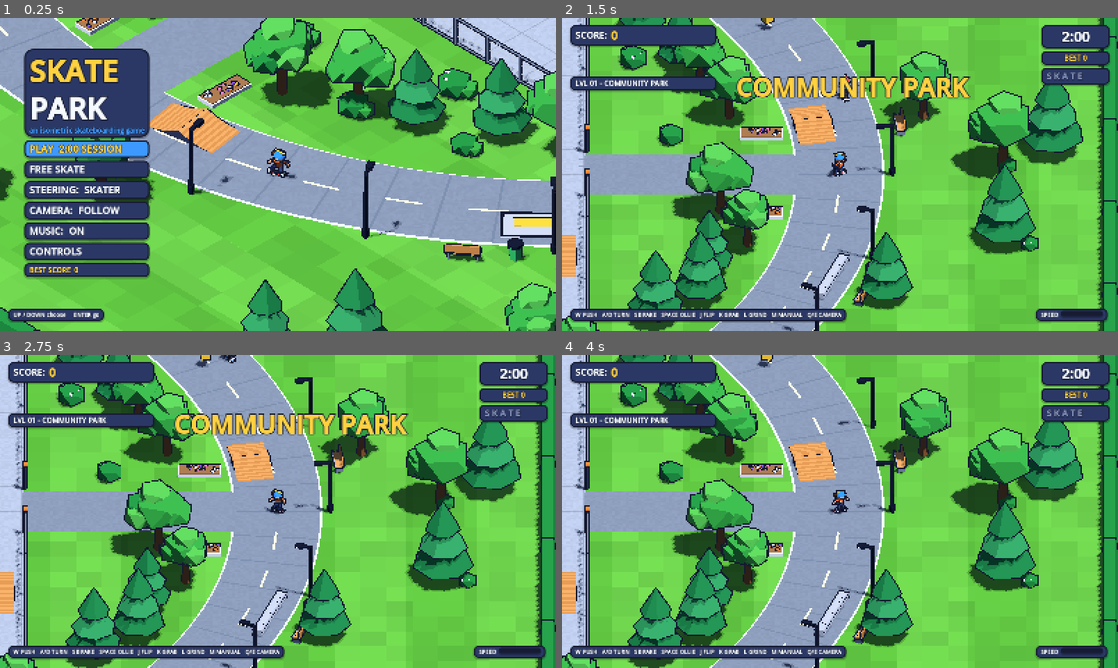
Above: before the commit, frames 1-4 (two rows, left to right).
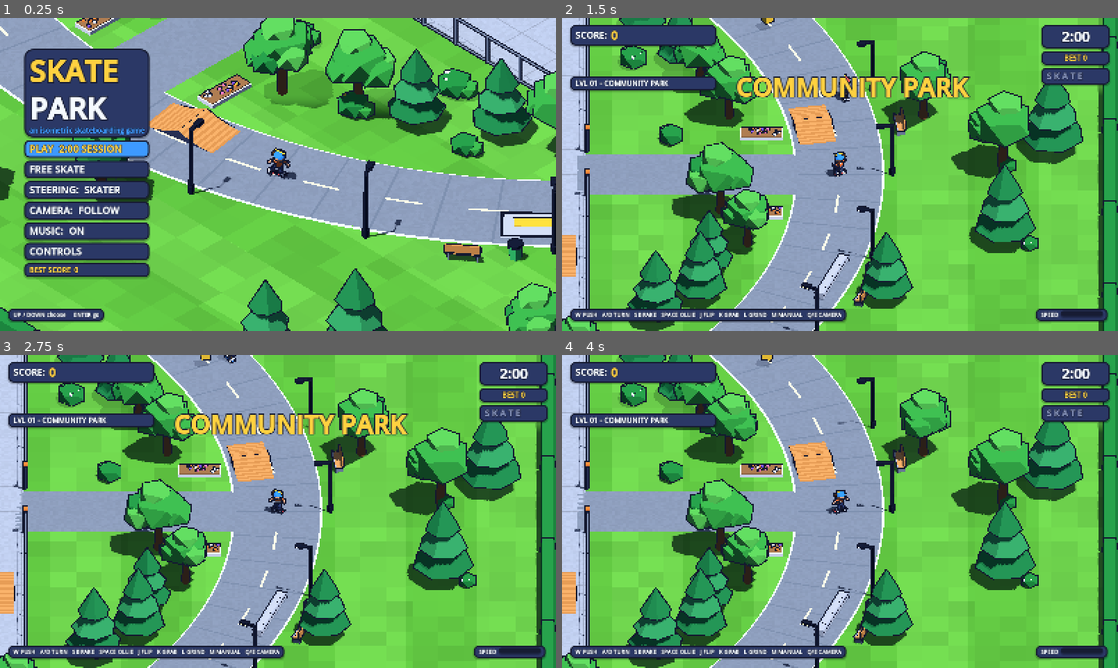
Above: after the commit, the same moments.

Repository: TinyBitAdventures/not-pro-skater
Game: Godot game, scene res://scenes/title.tscn
Same seed, same stepped clock (60 frames per second), same inputs: the game is played once before the commit and once after it.
Inputs (mouse positions are in pixels of both pictures, inside the frame that each line leads up to):
- Up to frame 1 (0.25 s): no input
- Up to frame 2 (1.5 s): tap Enter (ui_accept) at 0.5, 0.77 s; move the mouse to (962, 158) at 0.52 s; hold D (move_right) 0.53-1.25 s; tap Q (cam_left) at 0.6 s; click (962, 158) at 0.67 s; tap A (move_left) at 1.25 s; drag from (728, 190) to (812, 237) at 1.27 s
- Up to frame 3 (2.75 s): tap A (move_left) at 2 s; move the mouse to (333, 442) at 2.02 s; hold D (move_right) from 2.03 s (still down); tap J (flip) at 2.1 s
- Up to frame 4 (4 s): release D (move_right) at 2.75 s; tap A (move_left) at 2.75, 3.5 s; drag from (812, 574) to (673, 464) at 2.77 s; move the mouse to (1006, 558) at 3.52 s; hold A (move_left) from 3.53 s (still down); tap L (grind) at 3.6 s; tap Enter (ui_accept) at 3.77 s

The runs differ from the first frame. In frame 1, 3.2% of the frame differs, in the area x 0-100%, y 0-100%; in frame 2, 3.2%, in the area x 1-98%, y 0-100%; in frame 3, 3.2%; in frame 4, 3.2%.

Commit message:
👌 IMPROVE: Rendering audit fixes (smaller see-through hole, fewer draw calls, shadow range, sign fade, loops)
- See-through hole shrinks to about 1 m so ramp walls stay intact; sign lettering fades with it
- Outline and shadow passes merged per cell (563 to about 310 draw calls); shadow range follows the camera slab
- Fence wires antialiased; smoothstep edges ordered for GLSL
- Loop WAVs import as PCM with a correct loop end; loops and music use stream playback on web

Diff:
--- a/game/scripts/autoload/sound.gd
+++ b/game/scripts/autoload/sound.gd
@@ -31,11 +31,12 @@
 		var s: AudioStreamWAV = load("res://assets/audio/sfx/%s.wav" % n)
 		s.loop_mode = AudioStreamWAV.LOOP_FORWARD
 		s.loop_begin = 0
-		s.loop_end = s.data.size() / 2
+		s.loop_end = int(s.get_length() * s.mix_rate)   # frames; data.size() / 2 is wrong for QOA/ADPCM imports
 		var p: AudioStreamPlayer = AudioStreamPlayer.new()
 		p.stream = s
 		p.bus = "SFX"
 		p.volume_db = -60.0
+		p.playback_type = AudioServer.PLAYBACK_TYPE_STREAM   # web default is Sample, which restarts looping buffers
 		add_child(p)
 		p.play()
 		_loops[n] = p
@@ -44,6 +45,7 @@
 	var m: AudioStreamOggVorbis = load("res://assets/audio/music/park.ogg")
 	m.loop = true
 	_music.stream = m
+	_music.playback_type = AudioServer.PLAYBACK_TYPE_STREAM
 	add_child(_music)
 	apply_settings()
 
--- a/game/scripts/camera/iso_camera.gd
+++ b/game/scripts/camera/iso_camera.gd
@@ -21,12 +21,13 @@
 const FOLLOW_GAIN: float = 2.0
 const FOLLOW_MAX: float = 1.7
 
+## The sun; its shadow range follows the camera's depth slab (see _apply).
+var shadow_light: DirectionalLight3D = null
+
 
 func _ready() -> void:
 	projection = Camera3D.PROJECTION_ORTHOGONAL
 	keep_aspect = Camera3D.KEEP_HEIGHT
-	near = 1.0
-	far = 260.0
 	current = true
 	_apply()
 
@@ -79,9 +80,17 @@
 
 func _apply() -> void:
 	size = ortho_size
+	# Orthographic and pitched 35 degrees: only a slab around the focus can be on screen. Keeping near/far and
+	# the sun's shadow range tight makes the 4096 shadow map cover ~1/3 of the metres (about 2x sharper).
+	var half_depth: float = ortho_size * 0.8 + 12.0
+	if not is_equal_approx(far, distance + half_depth):
+		near = maxf(0.5, distance - half_depth)
+		far = distance + half_depth
+		if shadow_light != null:
+			shadow_light.directional_shadow_max_distance = far
 	var b: Basis = Basis.from_euler(Vector3(-deg_to_rad(pitch_deg), yaw, 0.0))
 	global_transform = Transform3D(b, focus + b.z * distance)
 	var fwd: Vector3 = -b.z
-	RenderingServer.global_shader_parameter_set("view_dir", fwd)
+	Toon.set_view_dir(fwd)
 	var vp_h: float = float(get_window().size.y) if is_inside_tree() else 900.0
 	Toon.set_outline_width(outline_px * ortho_size / maxf(vp_h, 200.0))
--- a/game/scripts/level/level.gd
+++ b/game/scripts/level/level.gd
@@ -13,6 +13,7 @@
 var pickups: Array[Dictionary] = []
 var collision_root: Node3D
 var stats: Dictionary = {}
+var _labels: Array[Label3D] = []
 
 
 func load_glb(path: String) -> void:
@@ -101,8 +102,26 @@
 		l.double_sided = false
 		l.shaded = false
 		add_child(l)
+		_labels.append(l)
 		l.global_transform = marker.global_transform
 		if side == 0:
 			l.rotate_object_local(Vector3.UP, PI)
 		else:
 			l.global_position -= front_dir * 0.09
+
+
+## Label3D text is not a Toon material, so the see-through hole in occlude.gdshaderinc cannot reach it: a sign
+## board would dither away while its lettering stayed solid over the skater. Fade the text with the same maths.
+func _process(_delta: float) -> void:
+	if _labels.is_empty():
+		return
+	var pp: Vector3 = Toon.player_pos
+	var vd: Vector3 = Toon.view_dir
+	var chest: Vector3 = pp + Vector3(0.0, 0.9, 0.0)
+	for l in _labels:
+		var u: Vector3 = l.global_position - chest
+		var along: float = u.dot(vd)
+		var dist: float = (u - vd * along).length()
+		var in_front: float = 1.0 - smoothstep(-1.6, -0.4, along)
+		var hole: float = (1.0 - smoothstep(1.4, 3.0, dist)) * in_front   # labels are ~4 m wide: wider than the toon hole
+		l.modulate.a = 1.0 - hole
--- a/game/scripts/level/level_baker.gd
+++ b/game/scripts/level/level_baker.gd
@@ -6,10 +6,19 @@
 const CELL: float = 48.0
 
 
+## Per-cell geometry that is drawn in a shared pass: all outlined surfaces (one cull_front draw) and all
+## shadow casters (one SHADOWS_ONLY draw), instead of one outline + one shadow draw per material bucket.
+class Cell:
+	var ov: PackedVector3Array = PackedVector3Array()
+	var oc: PackedColorArray = PackedColorArray()
+	var oi: PackedInt32Array = PackedInt32Array()
+	var sv: PackedVector3Array = PackedVector3Array()
+	var si: PackedInt32Array = PackedInt32Array()
+
+
 class Bucket:
 	var verts: PackedVector3Array = PackedVector3Array()
 	var norms: PackedVector3Array = PackedVector3Array()
-	var cols: PackedColorArray = PackedColorArray()
 	var idx: PackedInt32Array = PackedInt32Array()
 	var mat_name: String = ""
 	var color: Color = Color.WHITE
@@ -18,6 +27,7 @@
 ## `root` must be inside the tree so global transforms are valid. Returns a Node3D with the baked meshes.
 static func bake(root: Node3D) -> Node3D:
 	var buckets: Dictionary = {}
+	var cells: Dictionary = {}
 	for mi in root.find_children("*", "MeshInstance3D", true, false):
 		var inst: MeshInstance3D = mi as MeshInstance3D
 		var mesh: Mesh = inst.mesh
@@ -54,21 +64,34 @@
 				b.mat_name = mname
 				b.color = color
 				buckets[key] = b
+			var st: Dictionary = Toon.style(mname)
+			var cg: Cell = cells.get(cell)
+			if cg == null:
+				cg = Cell.new()
+				cells[cell] = cg
+			var local_idx: PackedInt32Array = PackedInt32Array()
+			if i_in is PackedInt32Array and (i_in as PackedInt32Array).size() > 0:
+				local_idx = i_in as PackedInt32Array
+			else:
+				local_idx.resize(count)
+				for ix in count:
+					local_idx[ix] = ix
 			var base: int = b.verts.size()
 			b.verts.append_array(wv)
 			b.norms.append_array(wn)
-			if Toon.style(mname).get("outline", true):
-				b.cols.append_array(Toon.outline_normals(wv, wn))
-			else:
-				var pad: PackedColorArray = PackedColorArray()
-				pad.resize(count)
-				b.cols.append_array(pad)
-			if i_in is PackedInt32Array and (i_in as PackedInt32Array).size() > 0:
-				for ix in (i_in as PackedInt32Array):
-					b.idx.append(base + ix)
-			else:
-				for ix in count:
-					b.idx.append(base + ix)
+			for ix in local_idx:
+				b.idx.append(base + ix)
+			if st.get("outline", true):
+				var obase: int = cg.ov.size()
+				cg.ov.append_array(wv)
+				cg.oc.append_array(Toon.outline_normals(wv, wn))
+				for ix in local_idx:
+					cg.oi.append(obase + ix)
+			if not (st.get("flat", false) or mname == "FenceMesh"):
+				var sbase: int = cg.sv.size()
+				cg.sv.append_array(wv)
+				for ix in local_idx:
+					cg.si.append(sbase + ix)
 	var out: Node3D = Node3D.new()
 	out.name = "Baked"
 	for key in buckets:
@@ -77,16 +100,40 @@
 		arrays.resize(Mesh.ARRAY_MAX)
 		arrays[Mesh.ARRAY_VERTEX] = b.verts
 		arrays[Mesh.ARRAY_NORMAL] = b.norms
-		arrays[Mesh.ARRAY_COLOR] = b.cols
 		arrays[Mesh.ARRAY_INDEX] = b.idx
 		var mesh: ArrayMesh = ArrayMesh.new()
 		mesh.add_surface_from_arrays(Mesh.PRIMITIVE_TRIANGLES, arrays)
-		mesh.surface_set_material(0, Toon.material(b.mat_name, b.color, true))
+		mesh.surface_set_material(0, Toon.material(b.mat_name, b.color, true, false))
 		var node: MeshInstance3D = MeshInstance3D.new()
 		node.name = b.mat_name
 		node.set_meta("mat", b.mat_name)
 		node.mesh = mesh
-		if Toon.style(b.mat_name).get("flat", false) or b.mat_name == "FenceMesh":
-			node.cast_shadow = GeometryInstance3D.SHADOW_CASTING_SETTING_OFF
+		node.cast_shadow = GeometryInstance3D.SHADOW_CASTING_SETTING_OFF
 		out.add_child(node)
+	for ck in cells:
+		var cg: Cell = cells[ck]
+		if cg.oi.size() > 0:
+			out.add_child(_pass_node("Outline_" + String(ck), cg.ov, cg.oc, cg.oi, Toon.outline_material(),
+				GeometryInstance3D.SHADOW_CASTING_SETTING_OFF))
+		if cg.si.size() > 0:
+			out.add_child(_pass_node("Shadow_" + String(ck), cg.sv, PackedColorArray(), cg.si, Toon.shadow_material(),
+				GeometryInstance3D.SHADOW_CASTING_SETTING_SHADOWS_ONLY))
 	return out
+
+
+static func _pass_node(node_name: String, v: PackedVector3Array, c: PackedColorArray, idx: PackedInt32Array,
+		mat: Material, shadow_mode: int) -> MeshInstance3D:
+	var arrays: Array = []
+	arrays.resize(Mesh.ARRAY_MAX)
+	arrays[Mesh.ARRAY_VERTEX] = v
+	if c.size() > 0:
+		arrays[Mesh.ARRAY_COLOR] = c
+	arrays[Mesh.ARRAY_INDEX] = idx
+	var mesh: ArrayMesh = ArrayMesh.new()
+	mesh.add_surface_from_arrays(Mesh.PRIMITIVE_TRIANGLES, arrays)
+	mesh.surface_set_material(0, mat)
+	var node: MeshInstance3D = MeshInstance3D.new()
+	node.name = node_name.replace("|", "_")
+	node.mesh = mesh
+	node.cast_shadow = shadow_mode as GeometryInstance3D.ShadowCastingSetting
+	return node
--- a/game/scripts/park/park_world.gd
+++ b/game/scripts/park/park_world.gd
@@ -37,13 +37,14 @@
 	relay.process_mode = Node.PROCESS_MODE_ALWAYS
 	add_child(relay)
 	relay.got.connect(_on_input)
-	WorldEnv.build(self)
+	var sun: DirectionalLight3D = WorldEnv.build(self)
 	level = Level.new()
 	add_child(level)
 	level.load_glb(LEVEL_PATH)
 
 	score = ScoreKeeper.new()
 	cam = IsoCamera.new()
+	cam.shadow_light = sun
 	add_child(cam)
 	skater = Skater.new()
 	skater.score = score
--- a/game/scripts/skater/skater.gd
+++ b/game/scripts/skater/skater.gd
@@ -151,7 +151,7 @@
 		visual.sync_from(self, delta)
 	if is_inside_tree():
 		if is_player:
-			RenderingServer.global_shader_parameter_set("player_pos", global_position)
+			Toon.set_player_pos(global_position)
 		_update_blob()
 
 
--- a/game/scripts/util/toon.gd
+++ b/game/scripts/util/toon.gd
@@ -28,12 +28,30 @@
 static var _outline_width: float = 0.05
 
 
+## The two shader globals occlude.gdshaderinc reads. RenderingServer.global_shader_parameter_get() is
+## editor-only (it errors at runtime), so everything else reads these mirrors; the set only fires on change.
+static var player_pos: Vector3 = Vector3(0.0, -100.0, 0.0)
+static var view_dir: Vector3 = Vector3(0.0, -0.577, -0.816)
+
+
+static func set_player_pos(p: Vector3) -> void:
+	if p != player_pos:
+		player_pos = p
+		RenderingServer.global_shader_parameter_set("player_pos", p)
+
+
+static func set_view_dir(d: Vector3) -> void:
+	if d != view_dir:
+		view_dir = d
+		RenderingServer.global_shader_parameter_set("view_dir", d)
+
+
 static func style(mat_name: String) -> Dictionary:
 	return STYLES.get(mat_name, {})
 
 
-static func material(mat_name: String, color: Color, fade: bool = true) -> Material:
-	var key: String = "%s|%s|%d" % [mat_name, color.to_html(false), 1 if fade else 0]
+static func material(mat_name: String, color: Color, fade: bool = true, with_outline: bool = true) -> Material:
+	var key: String = "%s|%s|%d|%d" % [mat_name, color.to_html(false), 1 if fade else 0, 1 if with_outline else 0]
 	if _cache.has(key):
 		return _cache[key]
 	var st: Dictionary = STYLES.get(mat_name, {})
@@ -49,7 +67,7 @@
 	for k in st:
 		if k != "outline" and k != "flat":
 			m.set_shader_parameter(k, st[k])
-	if st.get("outline", true):
+	if with_outline and st.get("outline", true):
 		var o: ShaderMaterial = ShaderMaterial.new()
 		o.shader = OUTLINE_SHADER
 		o.set_shader_parameter("fade_enabled", 1.0 if fade else 0.0)
@@ -58,6 +76,29 @@
 		_outlines.append(o)
 	_cache[key] = m
 	return m
+
+
+## One shared outline material for baked levels: LevelBaker draws every outlined surface of a cell in a
+## single cull_front pass instead of chaining a next_pass onto each toon material.
+static var _outline_shared: ShaderMaterial = null
+static var _shadow_shared: StandardMaterial3D = null
+
+
+static func outline_material() -> ShaderMaterial:
+	if _outline_shared == null:
+		_outline_shared = ShaderMaterial.new()
+		_outline_shared.shader = OUTLINE_SHADER
+		_outline_shared.set_shader_parameter("fade_enabled", 1.0)
+		_outline_shared.set_shader_parameter("width", _outline_width)
+		_outlines.append(_outline_shared)
+	return _outline_shared
+
+
+## Any opaque material will do for a SHADOWS_ONLY mesh: the shadow pass ignores colour.
+static func shadow_material() -> Material:
+	if _shadow_shared == null:
+		_shadow_shared = StandardMaterial3D.new()
+	return _shadow_shared
 
 
 ## Outline thickness in world metres (the camera recomputes this from its zoom so lines stay N pixels).
--- a/game/shaders/fence.gdshader
+++ b/game/shaders/fence.gdshader
@@ -13,13 +13,19 @@
 	wpos = (MODEL_MATRIX * vec4(VERTEX, 1.0)).xyz;
 }
 
+// Anti-aliased wire coverage: `x` is |fract(u) - 0.5| (0.5 on the wire centre), `px` the pixel footprint in
+// the same units. Wires thinner than a pixel fade out instead of shimmering.
+float wire_cov(float x, float px) {
+	float hw = max(wire, 0.5 * px);
+	float cov = clamp((x - (0.5 - hw)) / px + 0.5, 0.0, 1.0);
+	return cov * clamp(wire / hw, 0.0, 1.0);
+}
+
 void fragment() {
 	float along = wpos.x + wpos.z;
 	float u = (along + wpos.y) / cell;
 	float v = (along - wpos.y) / cell;
-	float du = abs(fract(u) - 0.5);
-	float dv = abs(fract(v) - 0.5);
-	float w = max(smoothstep(0.5 - wire, 0.5, du), smoothstep(0.5 - wire, 0.5, dv));
+	float w = max(wire_cov(abs(fract(u) - 0.5), fwidth(u)), wire_cov(abs(fract(v) - 0.5), fwidth(v)));
 	ALBEDO = albedo.rgb;
 	ALPHA = w * 0.9;
 }
Not shown, changed: game/assets/audio/sfx/grind_loop.wav.import
Not shown, changed: game/assets/audio/sfx/roll_grass_loop.wav.import
Not shown, changed: game/assets/audio/sfx/roll_loop.wav.import
Not shown, changed: game/assets/audio/sfx/roll_wood_loop.wav.import
Not shown, changed: game/shaders/occlude.gdshaderinc
